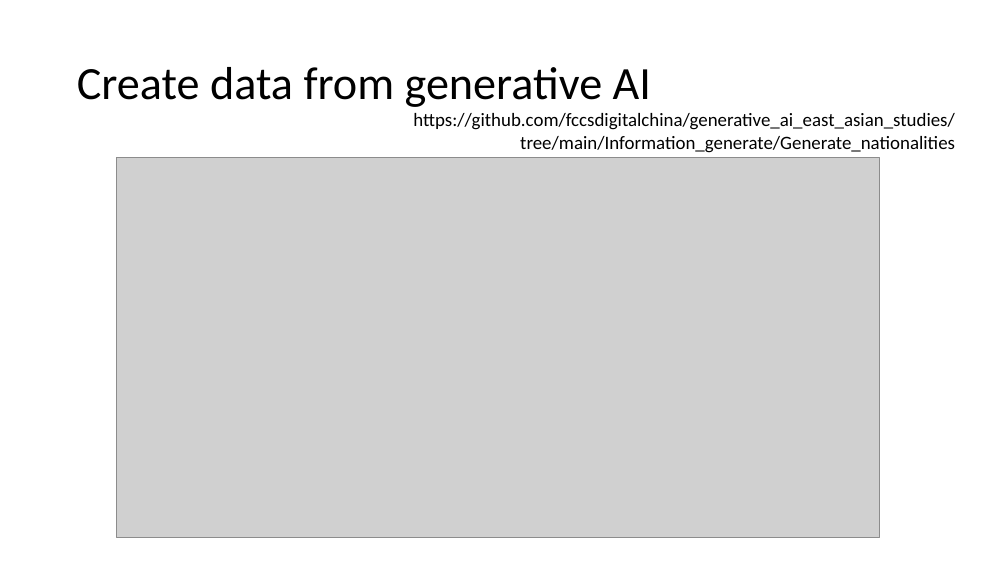
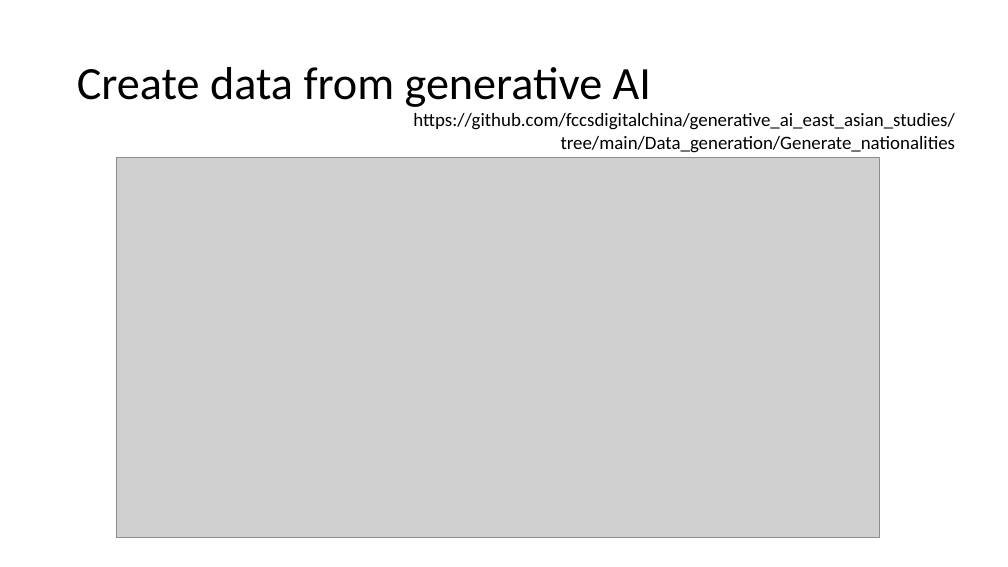
Before and after one commit to fccsdigitalchina/generative_ai_east_asian_studies, a slide deck: slide 10 of _slides/Generative AI for East Asian Studies_use cases.pptx. Drawn at 1008x567 pixels with LibreOffice and Linux fonts; fonts in the diff are those of the drawing; grey boxes stand for pictures. Boxes give left, top, right and bottom in pixels: in the first picture for what was removed or moved away, otherwise in the second. Text is boxed around its words. In the diff, an @@ line names an element or a change of style, - is before the commit and + after.

```diff
--- a/_slides/Generative AI for East Asian Studies_use cases.pptx
+++ b/_slides/Generative AI for East Asian Studies_use cases.pptx
@@ text at bbox=[413, 113, 955, 153]: text changed @@
-https://github.com/fccsdigitalchina/generative_ai_east_asian_studies/tree/main/Information_generate/Generate_nationalities
+https://github.com/fccsdigitalchina/generative_ai_east_asian_studies/tree/main/Data_generation/Generate_nationalities
```
Also in this commit, not shown: 14 other slides changed, 9 slides added.
